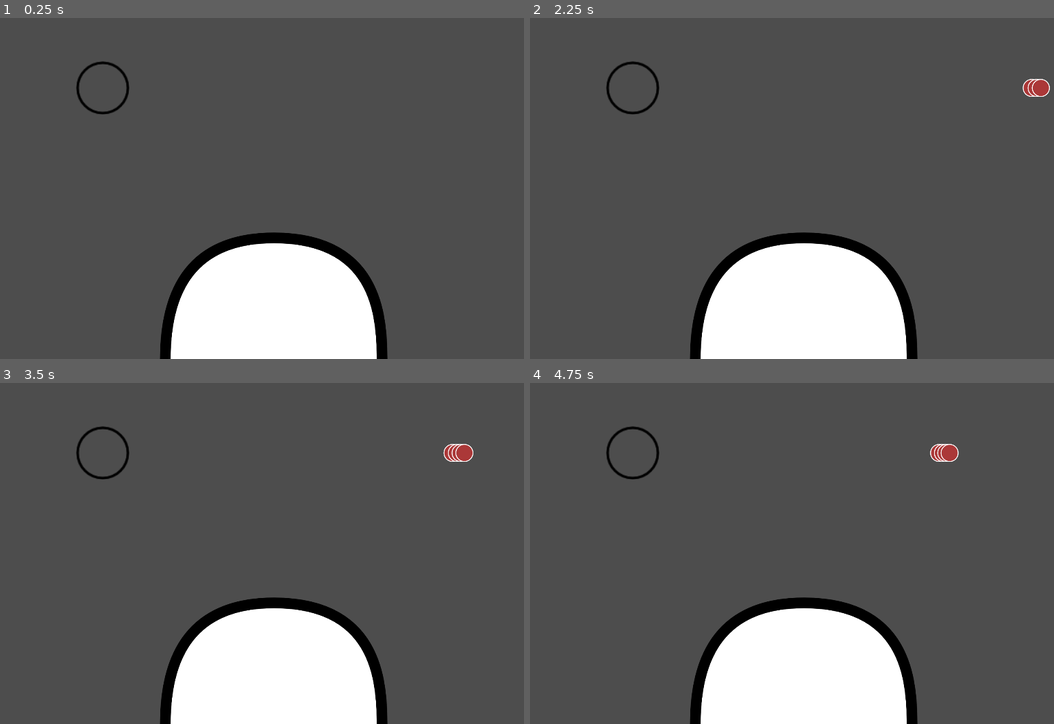
Above: before the commit, frames 1-4 (two rows, left to right).
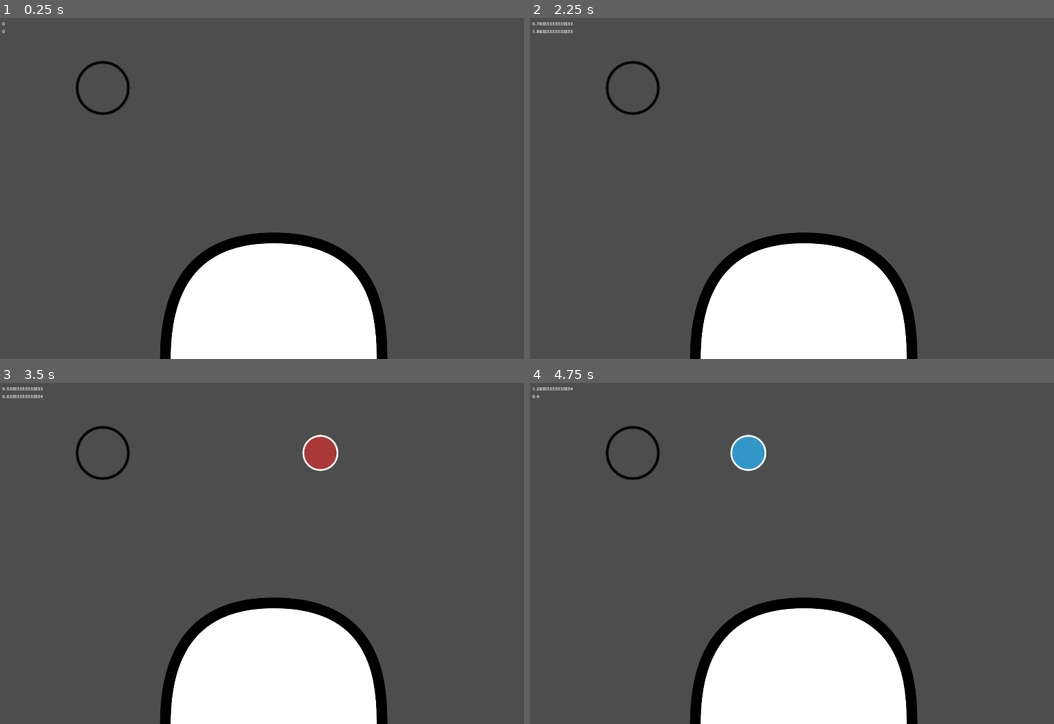
Above: after the commit, the same moments.

Repository: Ryuuguu-Rena/godot-taiko
Game: Godot game, scene res://game/game.tscn
Two runs of this game, one before a commit and one after it. Both use one fixed random seed, a clock stepped at 60 frames per second and the inputs below.
Inputs:
- Up to frame 1 (0.25 s): no input
- Up to frame 2 (2.25 s): tap Enter at 0.5, 2 s; tap Space at 1.25 s
- Up to frame 3 (3.5 s): no input
- Up to frame 4 (4.75 s): no input

The runs differ from the first frame. In frame 1, 0.2% of the frame differs, in the area x 0-25%, y 1-29%; in frame 2, 0.5%; in frame 3, 1.1%, in the area x 0-91%, y 1-29%; in frame 4, 1.1%.

Commit message:
game mechanics

Diff:
--- /dev/null
+++ b/game/HUD.tscn
@@ -0,0 +1,48 @@
+[gd_scene load_steps=7 format=3 uid="uid://cg773y0wxvc4y"]
+
+[ext_resource type="Script" path="res://game/hud.gd" id="1_vfkar"]
+[ext_resource type="Texture2D" uid="uid://rsr8inupd6if" path="res://resource/taiko_drum.png" id="2_iqotm"]
+
+[sub_resource type="ConvexPolygonShape2D" id="ConvexPolygonShape2D_ef3q1"]
+points = PackedVector2Array(0, 0, -560, 0, -567, -100, -589, -200, -637, -300, -752, -400, -960, -440, -960, -600, 0, -600)
+
+[sub_resource type="ConvexPolygonShape2D" id="ConvexPolygonShape2D_chdxr"]
+points = PackedVector2Array(0, 0, 560, 0, 567, -100, 589, -200, 637, -300, 752, -400, 960, -440, 960, -600, 0, -600)
+
+[sub_resource type="ConvexPolygonShape2D" id="ConvexPolygonShape2D_pt5ux"]
+points = PackedVector2Array(0, 0, 400, 0, 393, -100, 371, -200, 323, -300, 208, -400, 0, -440)
+
+[sub_resource type="ConvexPolygonShape2D" id="ConvexPolygonShape2D_pin7y"]
+points = PackedVector2Array(0, 0, -400, 0, -393, -100, -371, -200, -323, -300, -208, -400, 0, -440)
+
+[node name="Hud" type="Node"]
+script = ExtResource("1_vfkar")
+
+[node name="Drum" type="Sprite2D" parent="."]
+position = Vector2(960, 944)
+texture = ExtResource("2_iqotm")
+
+[node name="OuterRight" type="TouchScreenButton" parent="."]
+position = Vector2(1920, 1200)
+shape = SubResource("ConvexPolygonShape2D_ef3q1")
+
+[node name="OuterLeft" type="TouchScreenButton" parent="."]
+position = Vector2(0, 1200)
+shape = SubResource("ConvexPolygonShape2D_chdxr")
+
+[node name="InnerRight" type="TouchScreenButton" parent="."]
+position = Vector2(960, 1200)
+shape = SubResource("ConvexPolygonShape2D_pt5ux")
+
+[node name="InnerLeft" type="TouchScreenButton" parent="."]
+position = Vector2(960, 1200)
+shape = SubResource("ConvexPolygonShape2D_pin7y")
+
+[connection signal="pressed" from="OuterRight" to="." method="outer_press"]
+[connection signal="released" from="OuterRight" to="." method="outer_releas"]
+[connection signal="pressed" from="OuterLeft" to="." method="outer_press"]
+[connection signal="released" from="OuterLeft" to="." method="outer_releas"]
+[connection signal="pressed" from="InnerRight" to="." method="inner_press"]
+[connection signal="released" from="InnerRight" to="." method="inner_releas"]
+[connection signal="pressed" from="InnerLeft" to="." method="inner_press"]
+[connection signal="released" from="InnerLeft" to="." method="inner_releas"]
--- /dev/null
+++ b/game/circle_rate.gd
@@ -0,0 +1,10 @@
+extends AnimatedSprite2D
+
+
+func play_animation(animation: String) -> void:
+	$AnimTimer.start(0.1)
+	play(animation)
+
+
+func _on_anim_timer_timeout() -> void:
+	play('none')
--- /dev/null
+++ b/game/constants.gd
@@ -0,0 +1,15 @@
+class_name Constants
+
+enum HitType {
+	RED,
+	BLUE,
+	BIGRED,
+	BIGBLUE
+}
+
+enum PressType {
+	INNER,
+	DOUBLEINNER,
+	OUTER,
+	DOUBLEOUTER
+}
--- a/game/game.gd
+++ b/game/game.gd
@@ -1,36 +1,81 @@
 extends Node
 
 @export var hit_scene: PackedScene
-var times: Array
+var hits: Array
+var ar: float
+var acc: float
+var i = 0
+var current_hit
 
 
-# Called when the node enters the scene tree for the first time.
 func _ready() -> void:
-	times = [0.1, 0.1, 0.1]
+	hits = [
+		{'type': Constants.HitType.RED, 'delay': 1},
+		{'type': Constants.HitType.BLUE, 'delay': 1},
+		{'type': Constants.HitType.BLUE, 'delay': 2},
+		{'type': Constants.HitType.RED, 'delay': 1},
+	]
+	ar = 1
+	acc = 0.1
+	$StartTimer.wait_time = ar
 
 
-# Called every frame. 'delta' is the elapsed time since the previous frame.
 func _process(delta: float) -> void:
-	pass
+	$Label.text = str($HitStartTimer.time_left) + '\n' + str($HitEndTimer.time_left)
 
 
-func instantiate_hit():
+func instantiate_hit(dict_hit) -> void:
 	var hit = hit_scene.instantiate()
+	hit.type = dict_hit.type
 	hit.position = $HitPosition.position
-	hit.linear_velocity = Vector2(150, 0).rotated(PI)
+	var distance = $HitPosition.position.x - $CircleRate.position.x
+	var velocity = distance / ar
+	hit.linear_velocity = Vector2(velocity, 0).rotated(PI)
 	add_child(hit)
 
 
-func _on_start_timer_timeout() -> void:
-	instantiate_hit()
-	$HitTimer.wait_time = times.pop_front()
-	$HitTimer.start()
+func next_hit(delay: float) -> Constants.HitType:
+	var new_hit = hits.pop_front()
+	if new_hit:
+		$HitEndTimer.start(delay + new_hit.delay)
+		i -= 1
+	else:
+		$HitEndTimer.stop()
+	var tree = get_tree()
+	var node = tree.get_first_node_in_group('hits')
+	tree.queue_delete(node)
+	return node.type
 
 
-func _on_hit_timer_timeout() -> void:
-	instantiate_hit()
-	var new_time = times.pop_front()
-	if new_time:
-		$HitTimer.wait_time = new_time
+func drum_press(press_type: String) -> void:
+	var rest_time = $HitEndTimer.time_left
+	if rest_time <= acc * 2:
+		var hit_type = next_hit(rest_time)
+		if (press_type == 'inner' and hit_type == Constants.HitType.RED or
+			press_type == 'outer' and hit_type == Constants.HitType.BLUE):
+			$CircleRate.play_animation('excellent')
+		else:
+			$CircleRate.play_animation('bad')
+		#добавить очки
+		$Label2.text += press_type + ' ' + str(hit_type == Constants.HitType.RED) + '\n'
+
+
+func _on_start_timer_timeout() -> void:
+	current_hit = hits.pop_front()
+	$HitStartTimer.start(current_hit.delay)
+	$HitEndTimer.start(current_hit.delay + ar + acc)
+
+
+func _on_hit_start_timer_timeout() -> void:
+	instantiate_hit(current_hit)
+	if i < hits.size():
+		current_hit = hits[i]
+		$HitStartTimer.start(current_hit.delay)
+		i += 1
 	else:
-		$HitTimer.stop()
+		$HitStartTimer.stop()
+
+
+func _on_hit_end_timer_timeout() -> void:
+	$CircleRate.play_animation('bad')
+	next_hit(0)
--- a/game/game.tscn
+++ b/game/game.tscn
@@ -1,13 +1,13 @@
-[gd_scene load_steps=14 format=3 uid="uid://dc853a0h81jf0"]
+[gd_scene load_steps=10 format=3 uid="uid://dc853a0h81jf0"]
 
 [ext_resource type="Script" path="res://game/game.gd" id="1_5ywok"]
-[ext_resource type="Texture2D" uid="uid://rsr8inupd6if" path="res://resource/taiko_drum.png" id="1_7x00m"]
 [ext_resource type="Texture2D" uid="uid://dvmtfbc4gisk" path="res://resource/circle_rate/bad.png" id="1_td3v1"]
 [ext_resource type="PackedScene" uid="uid://b2vbsaafjjd8v" path="res://game/hit.tscn" id="2_blxoh"]
 [ext_resource type="Texture2D" uid="uid://cmbbdcgmnyh2q" path="res://resource/circle_rate/excellent.png" id="2_m4f5r"]
-[ext_resource type="Script" path="res://game/touch_screen_button.gd" id="3_h60jb"]
+[ext_resource type="PackedScene" uid="uid://cg773y0wxvc4y" path="res://game/HUD.tscn" id="3_ia4iv"]
 [ext_resource type="Texture2D" uid="uid://d0a1d5ben4ppd" path="res://resource/circle_rate/good.png" id="3_sjriq"]
 [ext_resource type="Texture2D" uid="uid://d4e6a7kfh6wn3" path="res://resource/circle_rate/none.png" id="4_v71qw"]
+[ext_resource type="Script" path="res://game/circle_rate.gd" id="7_c77nj"]
 
 [sub_resource type="SpriteFrames" id="SpriteFrames_te63l"]
 animations = [{
@@ -44,51 +44,21 @@
 "speed": 5.0
 }]
 
-[sub_resource type="ConvexPolygonShape2D" id="ConvexPolygonShape2D_o28oe"]
-points = PackedVector2Array(0, 0, -560, 0, -567, -100, -589, -200, -637, -300, -752, -400, -960, -440, -960, -600, 0, -600)
-
-[sub_resource type="ConvexPolygonShape2D" id="ConvexPolygonShape2D_nr6hy"]
-points = PackedVector2Array(0, 0, 560, 0, 567, -100, 589, -200, 637, -300, 752, -400, 960, -440, 960, -600, 0, -600)
-
-[sub_resource type="ConvexPolygonShape2D" id="ConvexPolygonShape2D_iy2ef"]
-points = PackedVector2Array(0, 0, 400, 0, 393, -100, 371, -200, 323, -300, 208, -400, 0, -440)
-
-[sub_resource type="ConvexPolygonShape2D" id="ConvexPolygonShape2D_5rbjv"]
-points = PackedVector2Array(0, 0, -400, 0, -393, -100, -371, -200, -323, -300, -208, -400, 0, -440)
-
 [node name="Main" type="Node"]
 script = ExtResource("1_5ywok")
 hit_scene = ExtResource("2_blxoh")
 
+[node name="Hud" parent="." instance=ExtResource("3_ia4iv")]
+
 [node name="CircleRate" type="AnimatedSprite2D" parent="."]
 position = Vector2(360, 250)
-scale = Vector2(2.9375, 2.9375)
+scale = Vector2(3, 3)
 sprite_frames = SubResource("SpriteFrames_te63l")
 animation = &"none"
+script = ExtResource("7_c77nj")
 
-[node name="Drum" type="Sprite2D" parent="."]
-position = Vector2(960, 944)
-texture = ExtResource("1_7x00m")
-
-[node name="OuterRight" type="TouchScreenButton" parent="."]
-position = Vector2(1920, 1200)
-shape = SubResource("ConvexPolygonShape2D_o28oe")
-script = ExtResource("3_h60jb")
-
-[node name="OuterLeft" type="TouchScreenButton" parent="."]
-position = Vector2(0, 1200)
-shape = SubResource("ConvexPolygonShape2D_nr6hy")
-script = ExtResource("3_h60jb")
-
-[node name="InnerRight" type="TouchScreenButton" parent="."]
-position = Vector2(960, 1200)
-shape = SubResource("ConvexPolygonShape2D_iy2ef")
-script = ExtResource("3_h60jb")
-
-[node name="InnerLeft" type="TouchScreenButton" parent="."]
-position = Vector2(960, 1200)
-shape = SubResource("ConvexPolygonShape2D_5rbjv")
-script = ExtResource("3_h60jb")
+[node name="AnimTimer" type="Timer" parent="CircleRate"]
+one_shot = true
 
 [node name="HitPosition" type="Marker2D" parent="."]
 position = Vector2(1790, 250)
@@ -98,11 +68,30 @@
 one_shot = true
 autostart = true
 
-[node name="HitTimer" type="Timer" parent="."]
+[node name="HitEndTimer" type="Timer" parent="."]
+wait_time = 2.0
+one_shot = true
 
-[connection signal="pressed" from="OuterRight" to="OuterRight" method="_on_pressed"]
-[connection signal="pressed" from="OuterLeft" to="OuterLeft" method="_on_pressed"]
-[connection signal="pressed" from="InnerRight" to="InnerRight" method="_on_pressed"]
-[connection signal="pressed" from="InnerLeft" to="InnerLeft" method="_on_pressed"]
+[node name="HitStartTimer" type="Timer" parent="."]
+wait_time = 0.05
+
+[node name="Label2" type="Label" parent="."]
+offset_left = 4.0
+offset_top = 402.0
+offset_right = 1911.0
+offset_bottom = 591.0
+
+[node name="Label" type="Label" parent="."]
+offset_left = 8.0
+offset_top = 12.0
+offset_right = 203.0
+offset_bottom = 101.0
+
+[connection signal="double_inner" from="Hud" to="." method="drum_press" binds= ["double_inner"]]
+[connection signal="double_outer" from="Hud" to="." method="drum_press" binds= ["double_outer"]]
+[connection signal="inner" from="Hud" to="." method="drum_press" binds= ["inner"]]
+[connection signal="outer" from="Hud" to="." method="drum_press" binds= ["outer"]]
+[connection signal="timeout" from="CircleRate/AnimTimer" to="CircleRate" method="_on_anim_timer_timeout"]
 [connection signal="timeout" from="StartTimer" to="." method="_on_start_timer_timeout"]
-[connection signal="timeout" from="HitTimer" to="." method="_on_hit_timer_timeout"]
+[connection signal="timeout" from="HitEndTimer" to="." method="_on_hit_end_timer_timeout"]
+[connection signal="timeout" from="HitStartTimer" to="." method="_on_hit_start_timer_timeout"]
--- /dev/null
+++ b/game/hit.gd
@@ -0,0 +1,10 @@
+extends RigidBody2D
+
+var type: Constants.HitType
+
+
+func _ready() -> void:
+	if type == Constants.HitType.RED:
+		$Sprite2D.play("red")
+	elif type == Constants.HitType.BLUE:
+		$Sprite2D.play("blue")
--- a/game/hit.tscn
+++ b/game/hit.tscn
@@ -1,6 +1,7 @@
-[gd_scene load_steps=4 format=3 uid="uid://b2vbsaafjjd8v"]
+[gd_scene load_steps=5 format=3 uid="uid://b2vbsaafjjd8v"]
 
 [ext_resource type="Texture2D" uid="uid://l7jkql3b36gq" path="res://resource/hit/blue.png" id="1_i2jfc"]
+[ext_resource type="Script" path="res://game/hit.gd" id="1_nfj3e"]
 [ext_resource type="Texture2D" uid="uid://cifdgdtljdqk6" path="res://resource/hit/red.png" id="2_4sw21"]
 
 [sub_resource type="SpriteFrames" id="SpriteFrames_ywjj6"]
@@ -22,9 +23,12 @@
 "speed": 5.0
 }]
 
-[node name="RigidBody2D" type="RigidBody2D"]
+[node name="RigidBody2D" type="RigidBody2D" groups=["hits"]]
 gravity_scale = 0.0
+linear_damp_mode = 1
+script = ExtResource("1_nfj3e")
 
 [node name="Sprite2D" type="AnimatedSprite2D" parent="."]
+scale = Vector2(2, 2)
 sprite_frames = SubResource("SpriteFrames_ywjj6")
 animation = &"red"
--- /dev/null
+++ b/game/hud.gd
@@ -0,0 +1,30 @@
+extends Node
+
+var inner_count = 0
+var outer_count = 0
+signal inner
+signal outer
+signal double_inner
+signal double_outer
+
+
+func inner_press() -> void:
+	inner_count += 1
+	inner.emit()
+	if inner_count == 2:
+		double_inner.emit()
+
+
+func inner_releas() -> void:
+	inner_count -= 1
+
+
+func outer_press() -> void:
+	outer_count += 1
+	outer.emit()
+	if outer_count == 2:
+		double_outer.emit()
+
+
+func outer_releas() -> void:
+	outer_count -= 1
--- a/game/touch_screen_button.gd
+++ /dev/null
@@ -1,15 +0,0 @@
-extends TouchScreenButton
-
-
-# Called when the node enters the scene tree for the first time.
-func _ready() -> void:
-	pass # Replace with function body.
-
-
-# Called every frame. 'delta' is the elapsed time since the previous frame.
-func _process(delta: float) -> void:
-	pass
-
-
-func _on_pressed() -> void:
-	$'../Label'.add_txt('pressed')
